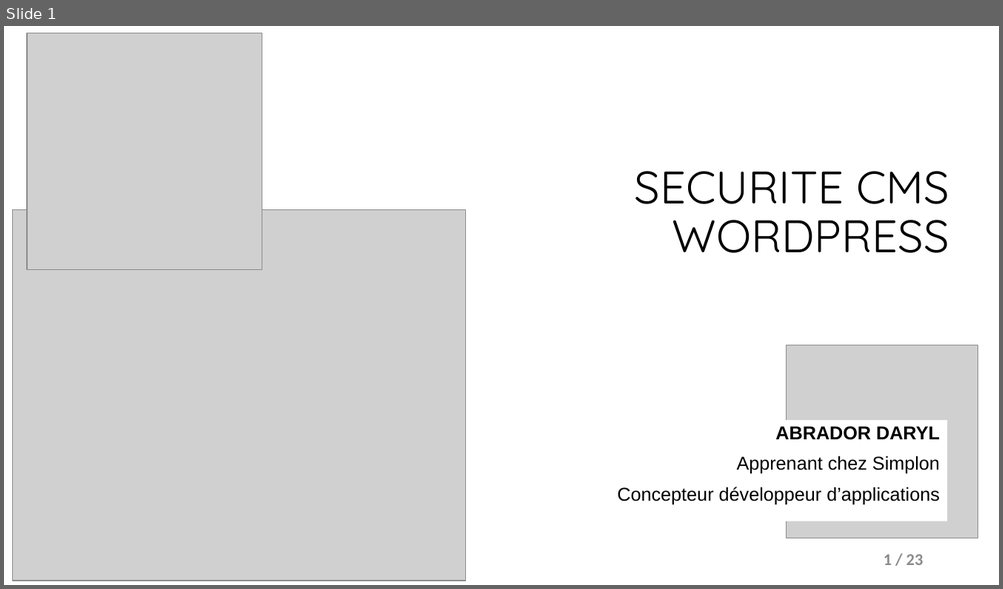
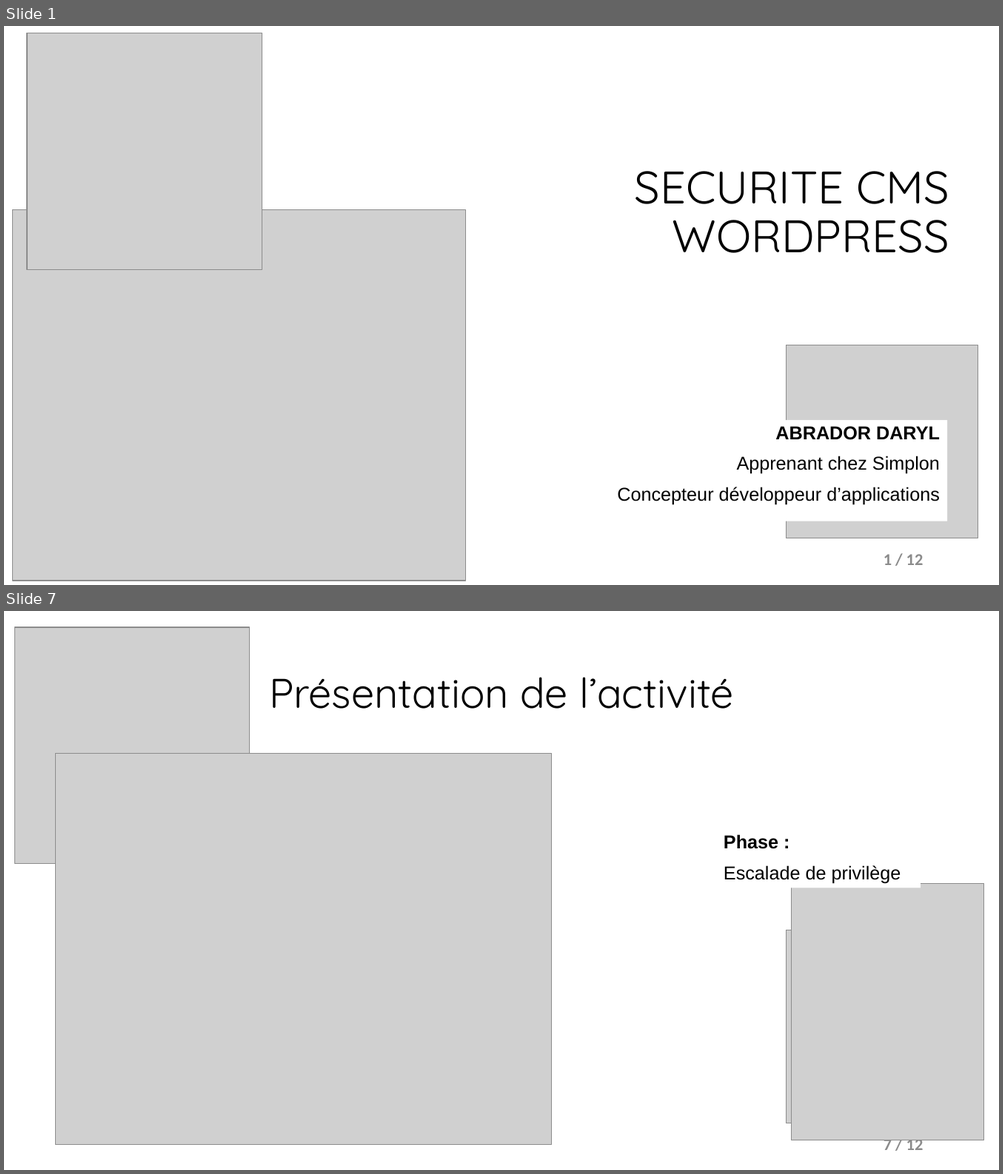
Before and after one commit to Darylabrador/cybersecurite, a slide deck: 0-PRESENTATION_POWERPOINT/presentation_secu_wordpress.pptx. Shown one above the other, each under a label of ours: slide 1 before the commit, slides 1 and 7 after it; the slides between them are not shown. The pictures are 1003x589 and 1003x1174 pixels, drawn with LibreOffice and Linux fonts; fonts in the diff are those of the drawing; grey boxes stand for pictures. Boxes give left, top, right and bottom in pixels: in the first picture for what was removed or moved away, otherwise in the second. Text is boxed around its words. In the diff, an @@ line names an element or a change of style, - is before the commit and + after.

```diff
--- a/0-PRESENTATION_POWERPOINT/presentation_secu_wordpress.pptx
+++ b/0-PRESENTATION_POWERPOINT/presentation_secu_wordpress.pptx
@@ slide 7 added at (4, 611, 999, 1170), background #FFFFFF @@
@@ picture added at (14, 627, 250, 864) @@
@@ title added at (269, 677, 733, 709), 40 pt, text #000000 @@
+Présentation de l’activité
@@ picture added at (56, 754, 552, 1145) @@
@@ text added at (723, 834, 901, 883), 18 pt, text #000000 @@
+Phase :
+Escalade de privilège
@@ picture added at (791, 884, 984, 1141) @@
@@ picture added at (786, 931, 978, 1125) @@
@@ page number added at (883, 1136, 923, 1150), 16 pt, text #8C8C8C, bold @@
+7 / 12
@@ page number at (883, 554, 923, 565): text changed @@
-1 / 23
+1 / 12
```
Also in this commit, not shown: 4 slides changed, 6 other slides added, 2 slides removed, 7 other files.
